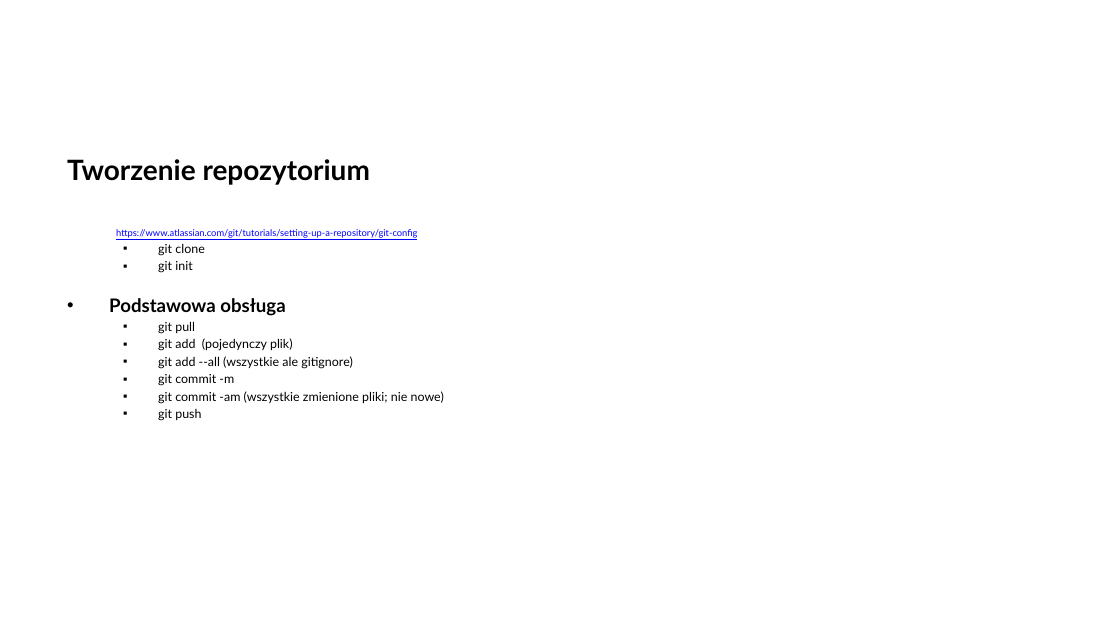
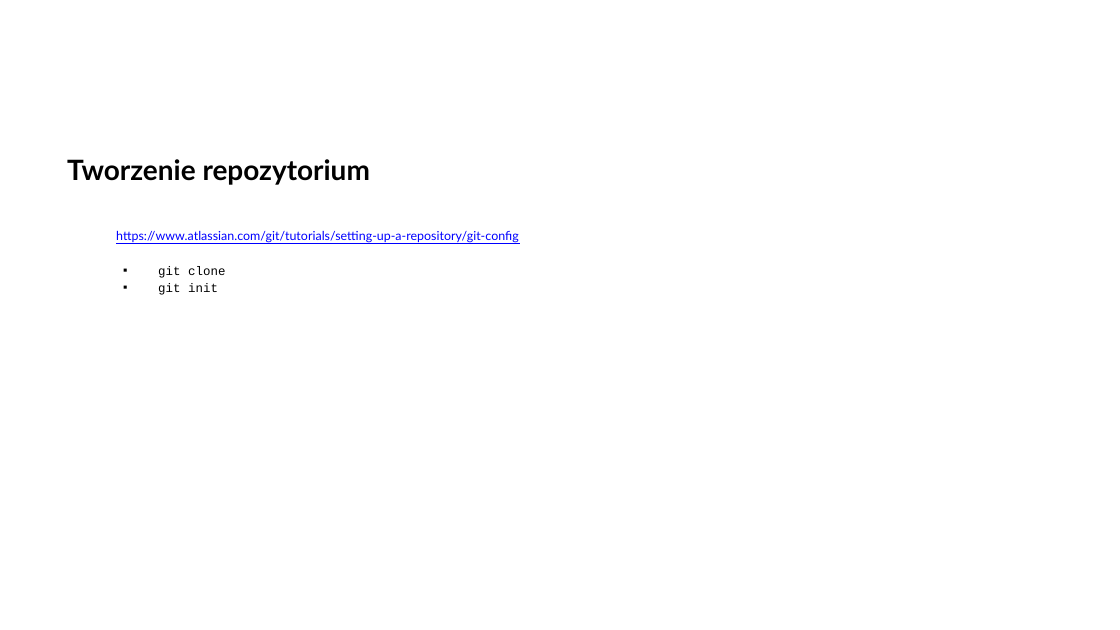
Before and after one commit to arturkwiek/gitlab-tutorial, a slide deck: slide 13 of gitLab - tutorial - git.pptx (slide 11 before the commit). Drawn at 1120x630 pixels with LibreOffice and Linux fonts; fonts in the diff are those of the drawing; background and template pictures are left out. Boxes give left, top, right and bottom in pixels: in the first picture for what was removed or moved away, otherwise in the second. Text is boxed around its words. In the diff, an @@ line names an element or a change of style, - is before the commit and + after.

```diff
--- a/gitLab - tutorial - git.pptx
+++ b/gitLab - tutorial - git.pptx
@@ text at (116,231,519,295): size 6 to 8 pt in "https://www.atlassian.com/git/tutorials/setting-up-a-reposit ..."; font Lato to Courier New in "git clone", "git init" @@
@@ text at (109,298,444,421): paragraphs removed @@
-  • Podstawowa obsługa
-  ▪ git pull
-  ▪ git add (pojedynczy plik)
-  ▪ git add --all (wszystkie ale gitignore)
-  ▪ git commit -m
-  ▪ git commit -am (wszystkie zmienione pliki; nie nowe)
-  ▪ git push
```
Also in this commit, not shown: 9 other slides changed, 4 slides added, 3 slides removed.
